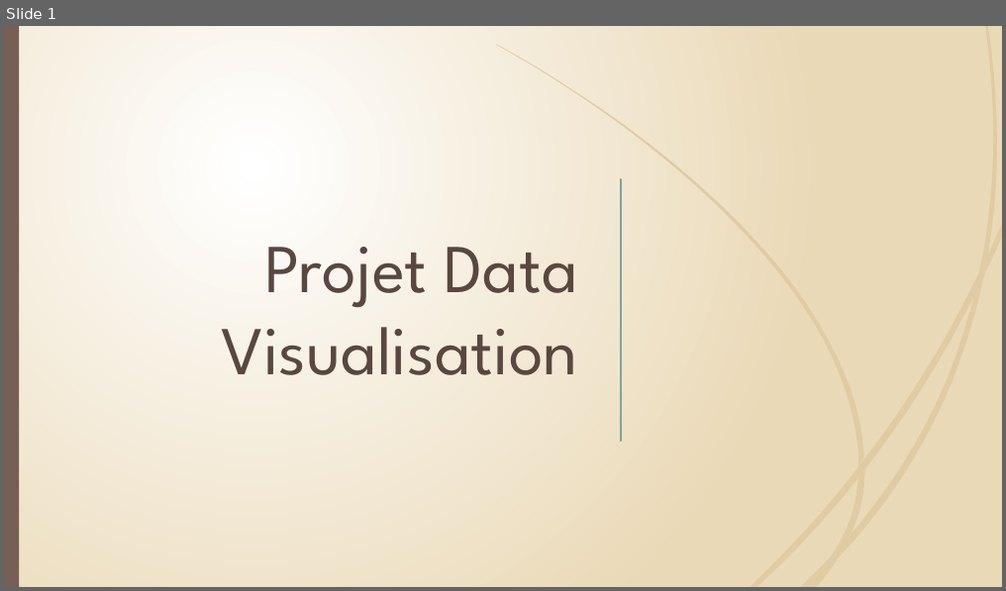
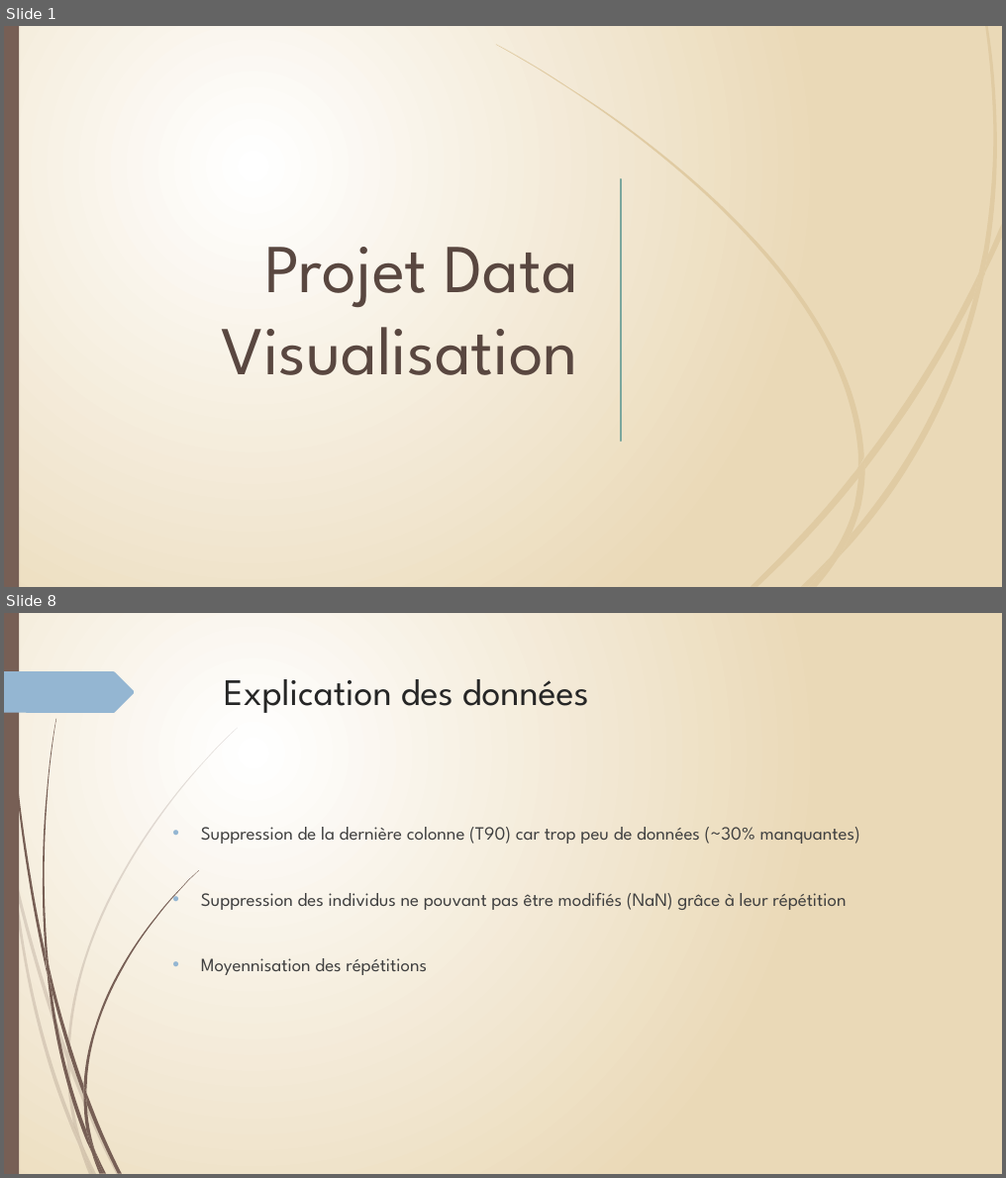
Before and after one commit to Phi-gif/DataViz, a slide deck: présentation/diapo.pptx. Shown one above the other, each under a label of ours: slide 1 before the commit, slides 1 and 8 after it; the slides between them are not shown. The pictures are 1006x591 and 1006x1178 pixels, drawn with LibreOffice and Linux fonts; fonts in the diff are those of the drawing. Boxes give left, top, right and bottom in pixels: in the first picture for what was removed or moved away, otherwise in the second. Text is boxed around its words. In the diff, an @@ line names an element or a change of style, - is before the commit and + after.

Commit message:
modif partie phi

```diff
--- a/présentation/diapo.pptx
+++ b/présentation/diapo.pptx
@@ slide 8 added at bbox=[4, 613, 1002, 1174], background gradient #FFFFFF to #EBD9B7; not listed: 22 template elements that a slide beside it also shows @@
@@ rectangle added at bbox=[4, 613, 19, 1174], fill #775F55 @@
@@ freeform shape added at bbox=[4, 671, 135, 713], fill #94B6D2 @@
@@ title added at bbox=[224, 679, 589, 713], 36 pt, text #262626 @@
+Explication des données
@@ text added at bbox=[201, 827, 860, 975], 18 pt, text #404040 @@
+• Suppression de la dernière colonne (T90) car trop peu de données (~30% manquantes)
+• Suppression des individus ne pouvant pas être modifiés (NaN) grâce à leur répétition
+• Moyennisation des répétitions
```
Also in this commit, not shown: 3 slides changed, 10 other slides added, 4 slides removed.
